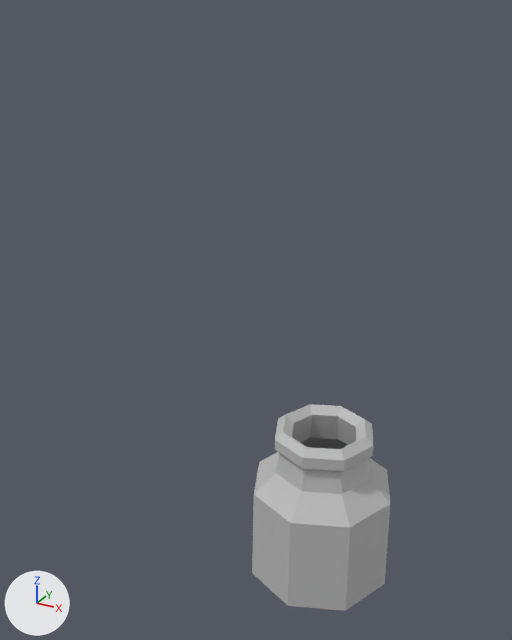
What one commit did to the FBX model Project/RogueLike-SmoothBrain/Assets/SampleSceneAssets/Art/Meshs/MERCHANT ROOM/PROPS/OTHER/MESH_Inkwell.fbx.
Camera for both pictures: a camera (50 mm lens) standing at (0.00108, -0.00262, 0.00259) and looking at (-0.00038, 0.00004, 0.00126). Lighting does not change. The marker at lower left points along +X, +Y and +Z. Where no turn or scale is listed for an object, it has been applied to the vertices.

Objects in the first picture: 'MESH_Inkwell'.
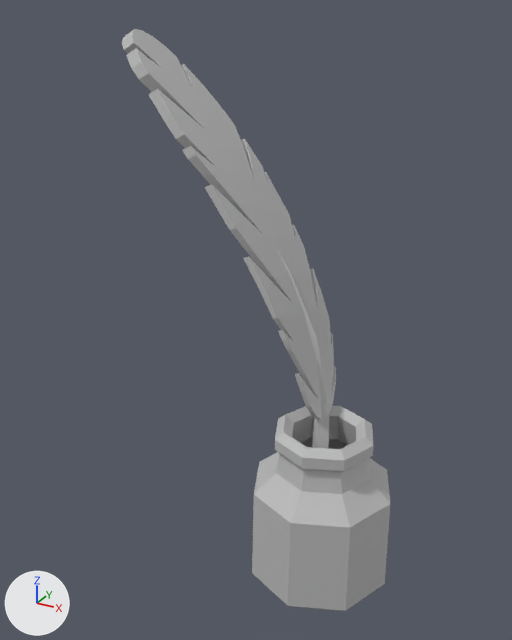
Changed parts and their boxes (x1, y1, x2, y2) in the pictures (512 x 640 px):
'MESH_Inkwell', reshaped (94% wider, 180% taller): before (252, 404, 390, 611); after (122, 29, 390, 611)
part 1 of me_mesh, added: after (122, 29, 336, 419)
part 2 of me_mesh, added: after (275, 245, 329, 449)

The change, as a list of edits to the scene's bpy script:
```text
Change me_mesh:
    used by ob_mesh_inkwell; location = (0.0, 0.0, 0.0)
    remove me_mesh.from_pydata(...)  # 106 vertices, 112 faces; spans x -0.000351..0.000351, y -0.000351..0.000351, z 0.0..0.000824
    add me_mesh.from_pydata(...)  # 370 vertices, 397 faces; spans x -0.00111..0.000351, y -0.000351..0.000418, z 0.0..0.002508
    me_mesh part 1: a new loose piece of 235 vertices spanning x -0.00111..-0.000032, y -0.000098..0.000418, z 0.000809..0.002508, in mat_mat_inkwell (grey #bcbcbc)
    me_mesh part 2: a new loose piece of 29 vertices spanning x -0.000609..0.00009, y -0.000237..0.000177, z 0.00025..0.001974, in mat_mat_inkwell (grey #bcbcbc)
```
